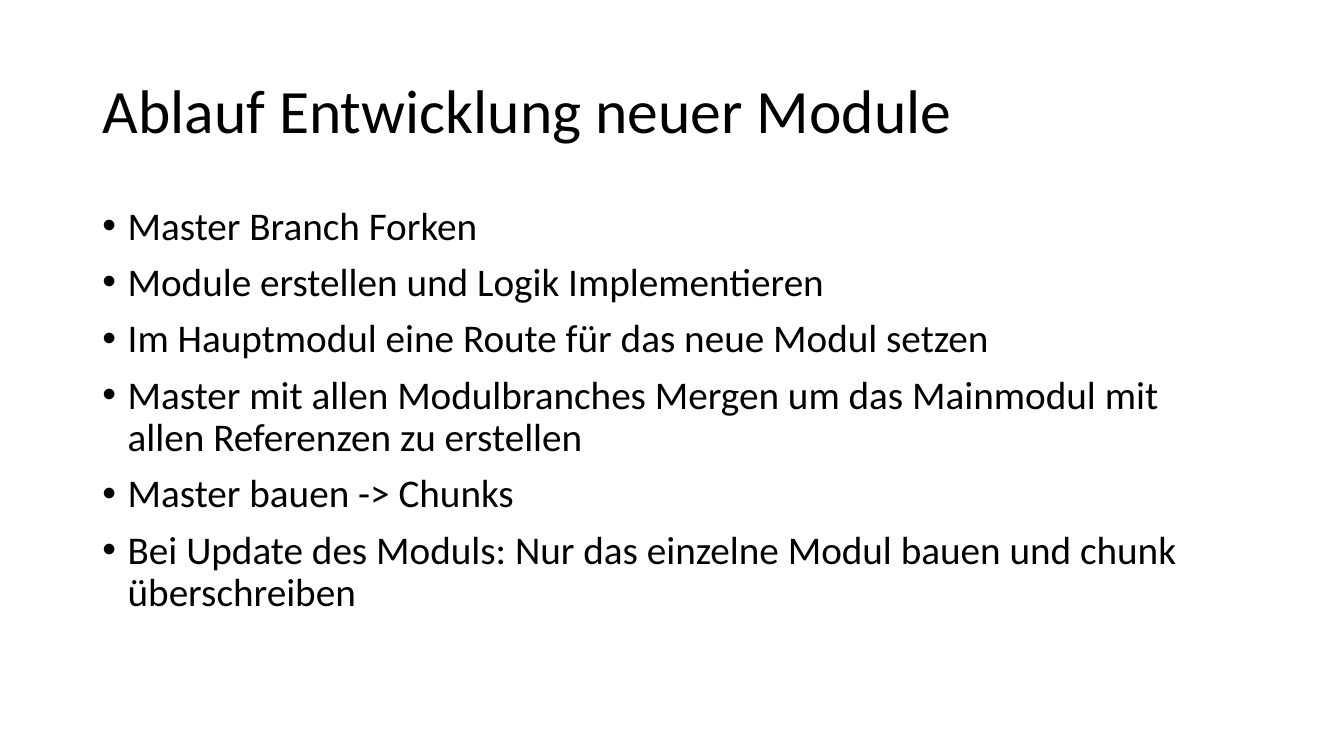
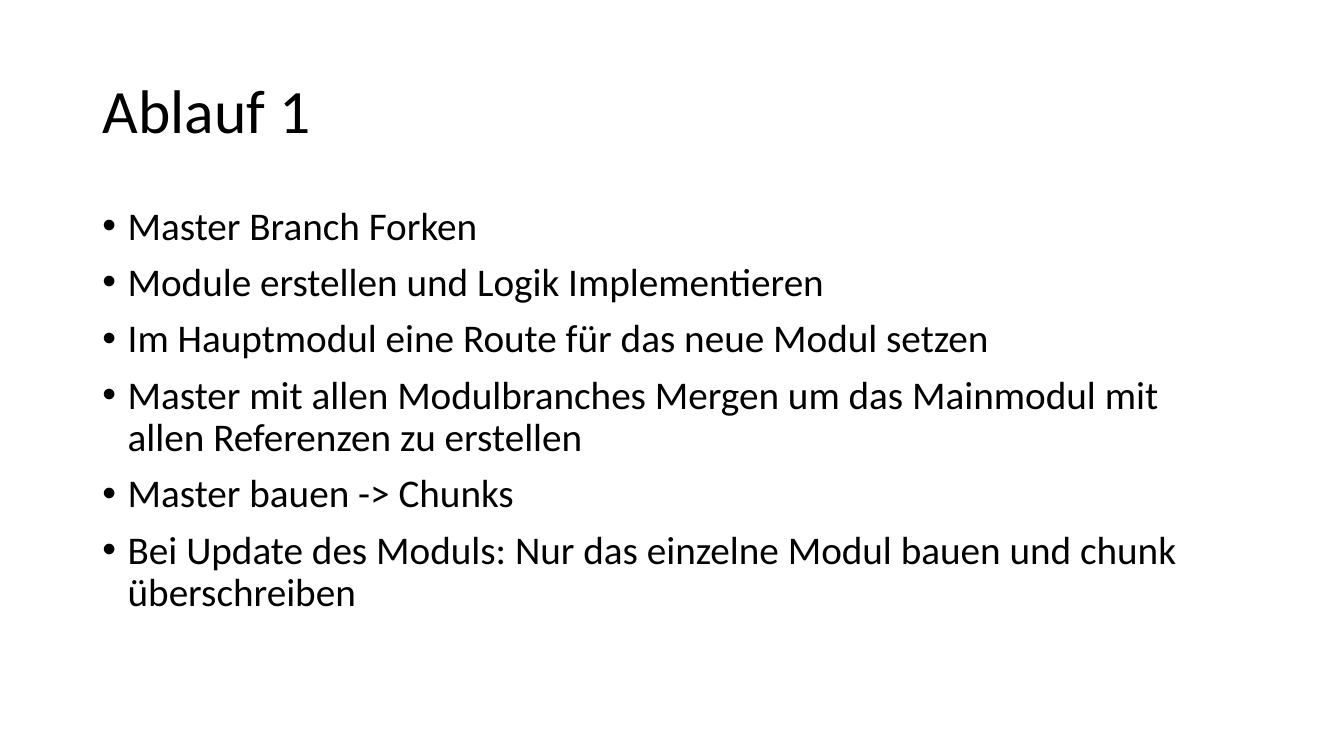
Before and after one commit to EnnoLohmann/AngularChunkReplacement, a slide deck: slide 17 of ChunkReplacement.pptx (slide 19 before the commit). Drawn at 1344x756 pixels with LibreOffice and Linux fonts; fonts in the diff are those of the drawing. Boxes give left, top, right and bottom in pixels: in the first picture for what was removed or moved away, otherwise in the second. Text is boxed around its words. In the diff, an @@ line names an element or a change of style, - is before the commit and + after.

```diff
--- a/ChunkReplacement.pptx
+++ b/ChunkReplacement.pptx
@@ title at (102, 90, 310, 134): text changed @@
-Ablauf Entwicklung neuer Module
+Ablauf 1
```
Also in this commit, not shown: 6 other slides changed, 4 slides added, 5 slides removed.
